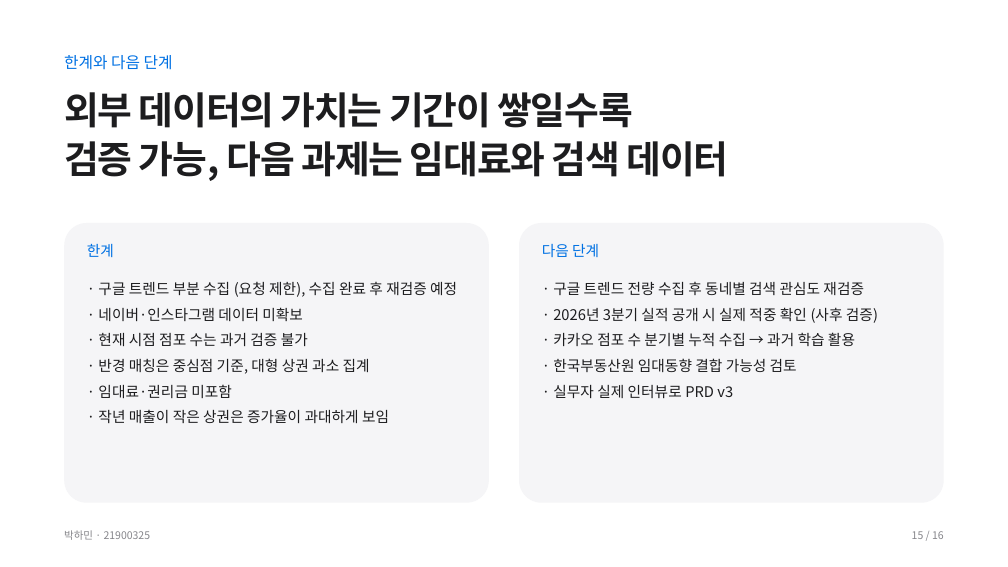
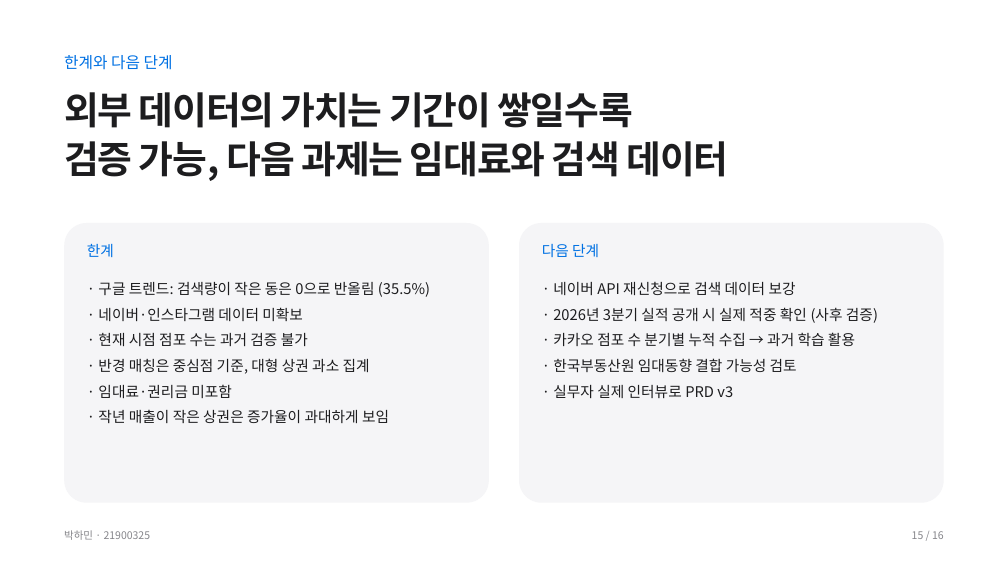
Before and after one commit to noromanticseoul/mystore, a slide deck: slide 15 of docs/어디입게_최종발표.pptx. Drawn at 1008x567 pixels with LibreOffice and Linux fonts; fonts in the diff are those of the drawing. Boxes give left, top, right and bottom in pixels: in the first picture for what was removed or moved away, otherwise in the second. Text is boxed around its words. In the diff, an @@ line names an element or a change of style, - is before the commit and + after.

```diff
--- a/docs/어디입게_최종발표.pptx
+++ b/docs/어디입게_최종발표.pptx
@@ text at (x1=98, y1=282, x2=430, y2=297): text changed @@
-· 구글 트렌드 부분 수집 (요청 제한), 수집 완료 후 재검증 예정
+· 구글 트렌드: 검색량이 작은 동은 0으로 반올림 (35.5%)
@@ text at (x1=553, y1=282, x2=796, y2=295): text changed @@
-· 구글 트렌드 전량 수집 후 동네별 검색 관심도 재검증
+· 네이버 API 재신청으로 검색 데이터 보강
```
Also in this commit, not shown: 3 other slides changed, 8 other files.
